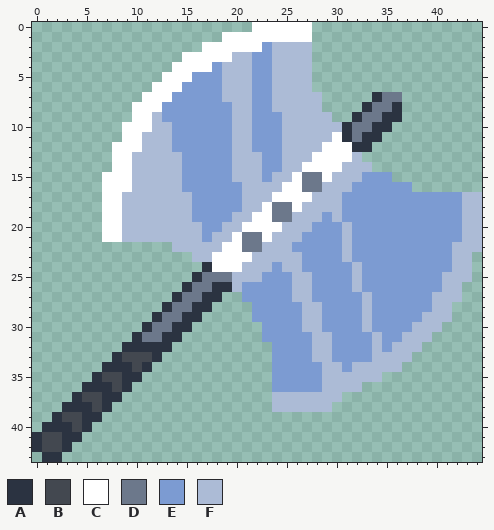
Pixel-art sprite: sprites/spr_Axe/2c17a921-77a5-4bff-83bd-d9d2db14075b.png. Above is the file before it was changed.
The file is 45x44 pixels.
Palette (. is transparent): A #2b3341  B #434850  C #ffffff  D #6c788b  E #7c9bd2  F #acbbd6
New version:
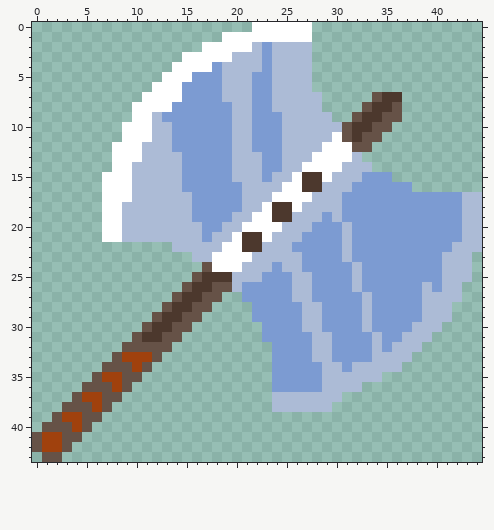
What changed:
Colour A changes from #2b3341 to #665247.
Colour B changes from #434850 to #a0410d.
Colour D changes from #6c788b to #4c382d.
Colour E becomes colour C in row 7 at x 14; in row 8 at x 13.
Colour F becomes colour C in row 11 at x 11; in row 13 at x 10; in row 17 at x 9.
Colour C becomes colour F in row 2 at x 22.
Colour E becomes colour F in rows 3 to 4 at x 22; in rows 23 to 24 at x 41; in rows 26 to 28 at x 39.
Where, in picture pixels (left, top, right, bottom), the same in both pictures:
changed: (252, 42, 262, 72)
changed: (32, 92, 402, 462)
changed: (422, 252, 452, 312)
